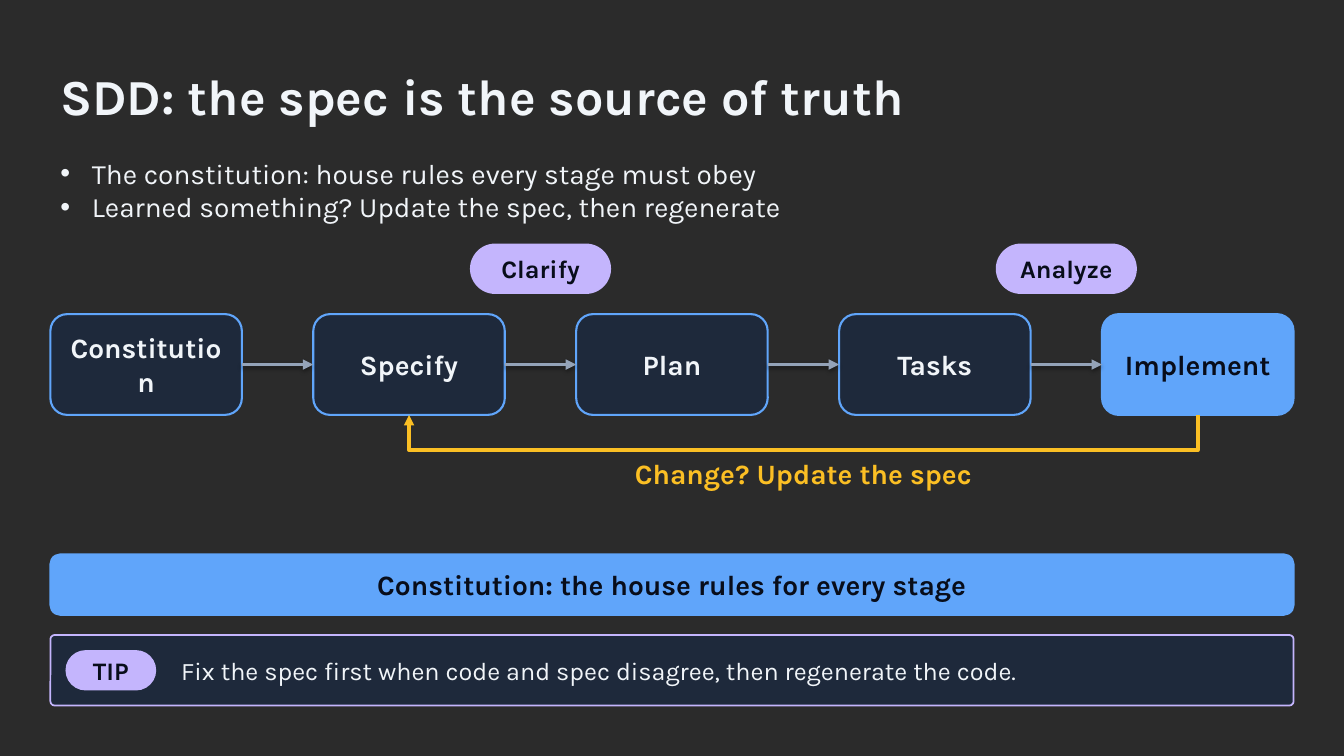
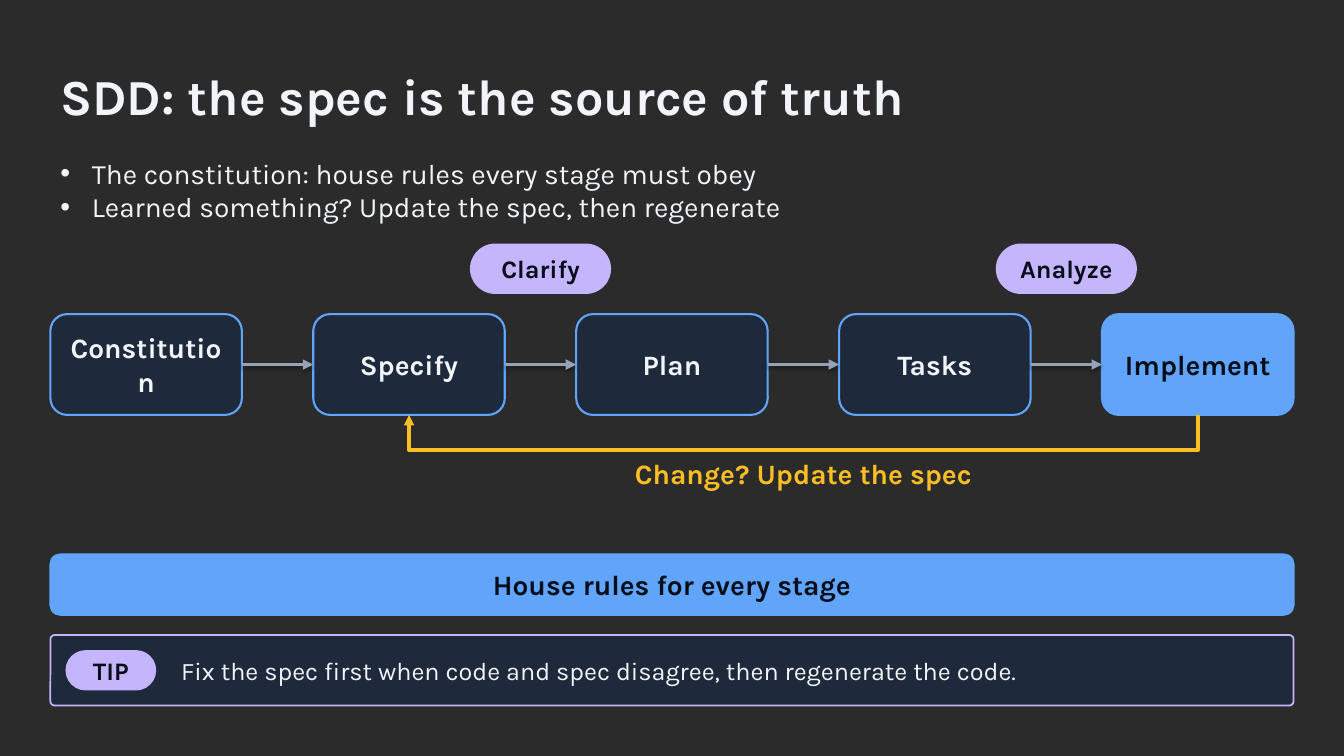
Before and after one commit to ronyronen/speckit-claude-presentation, a slide deck: slide 5 of presentation/speckit-workshop.pptx. Drawn at 1344x756 pixels with LibreOffice and Linux fonts; fonts in the diff are those of the drawing; background and template pictures are left out; a plain dark background stands for a picture behind light text. Boxes give left, top, right and bottom in pixels: in the first picture for what was removed or moved away, otherwise in the second. Text is boxed around its words. In the diff, an @@ line names an element or a change of style, - is before the commit and + after.

```diff
--- a/presentation/speckit-workshop.pptx
+++ b/presentation/speckit-workshop.pptx
@@ text in rounded rectangle at (x1=493, y1=575, x2=850, y2=602): text changed @@
-Constitution: the house rules for every stage
+House rules for every stage
```
Also in this commit, not shown: 2 other slides changed, 1 other file.
